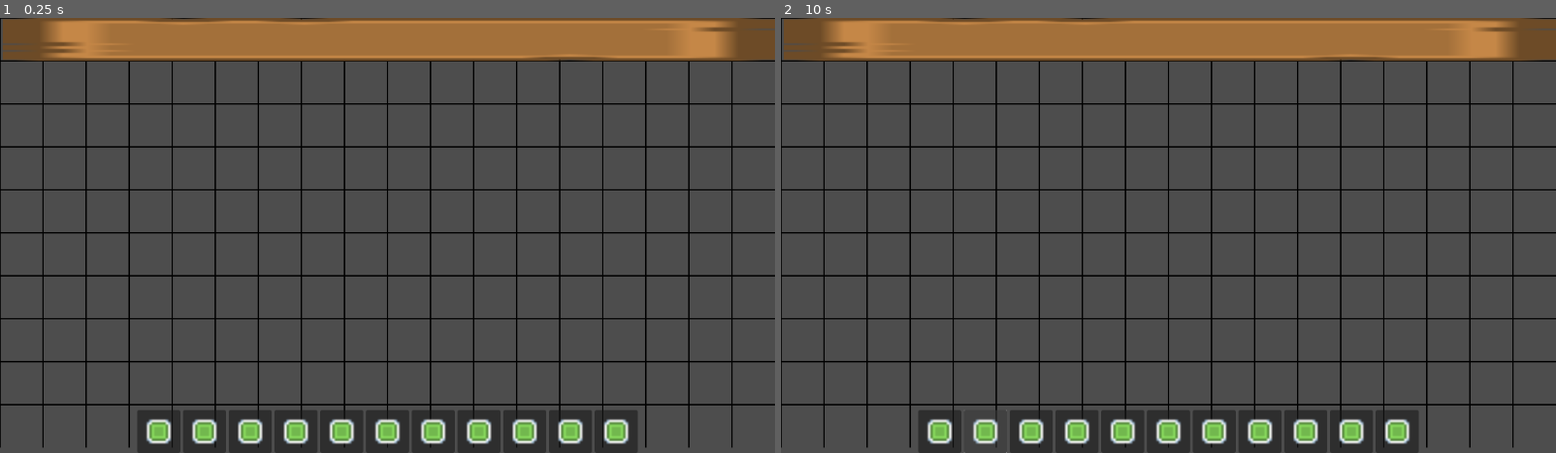
Above: before the commit, frames 1-2 (left to right).
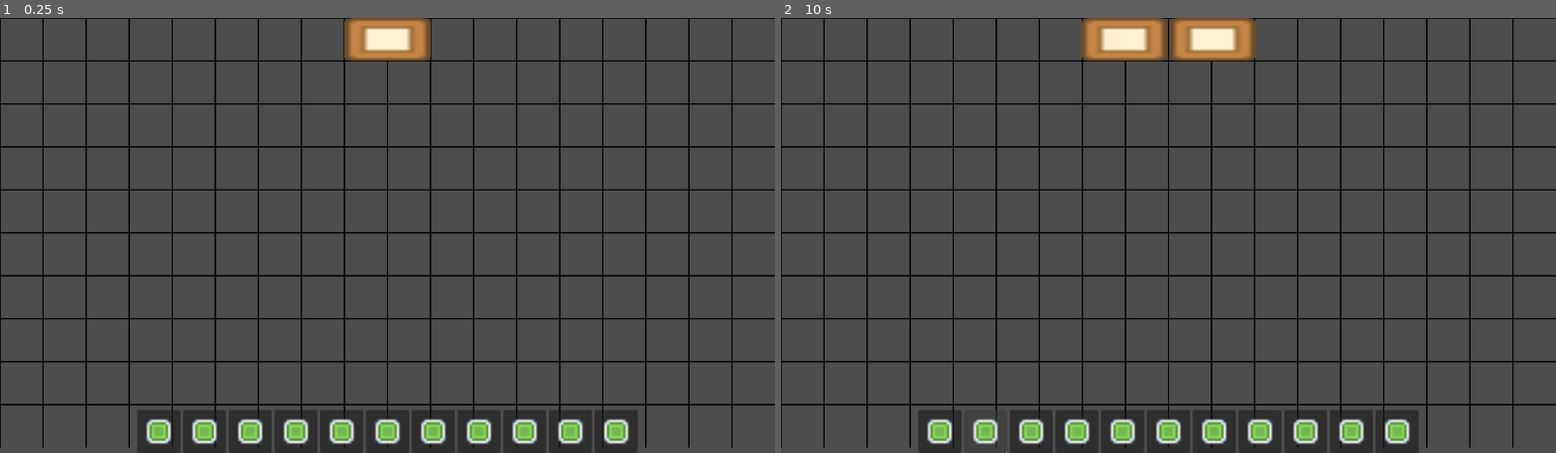
Above: after the commit, the same moments.

Repository: BlueDespero/slavicgamejam2025
Game: Godot game, scene res://main.tscn
Same seed, same stepped clock (60 frames per second), same inputs: the game is played once before the commit and once after it.
Inputs (mouse positions are in pixels of both pictures, inside the frame that each line leads up to):
- Up to frame 1 (0.25 s): no input
- Up to frame 2 (10 s): click (936, 431) at 0.5 s; click (982, 431) at 1.27 s; click (1029, 431) at 2.02 s; click (1075, 431) at 2.77 s; click (1122, 431) at 3.52 s; click (1168, 431) at 4.27 s; click (1215, 431) at 5.02 s; click (1261, 431) at 5.77 s; click (1308, 431) at 6.52 s; click (1354, 431) at 7.27 s; click (1401, 431) at 8.02 s; click (936, 431) at 8.75 s; click (982, 431) at 9.52 s

The runs differ from the first frame. In frame 1, 9.4% of the frame differs, in the area x 0-100%, y 0-11%; in frame 2, 9.0%.

Commit message:
Add orders appearing in the top bar

Diff:
--- /dev/null
+++ b/GUI/gui.tscn
@@ -0,0 +1,40 @@
+[gd_scene load_steps=5 format=3 uid="uid://1al25n8y6pmm"]
+
+[ext_resource type="Script" uid="uid://c3ey4vql5qa6y" path="res://GUI/top_bar.gd" id="1_cor1f"]
+[ext_resource type="PackedScene" uid="uid://bolly6ssnwqm5" path="res://GUI/recipe.tscn" id="2_cor1f"]
+[ext_resource type="Script" uid="uid://dqhvj5qegq3cx" path="res://GUI/bottom_bar.gd" id="2_q8o8l"]
+[ext_resource type="PackedScene" uid="uid://dsiivn6pegbof" path="res://GUI/plant_button.tscn" id="3_q8o8l"]
+
+[node name="GUI" type="Node"]
+
+[node name="TopBar" type="HBoxContainer" parent="."]
+clip_contents = true
+custom_minimum_size = Vector2(0, 64)
+anchors_preset = 10
+anchor_right = 1.0
+grow_horizontal = 2
+size_flags_horizontal = 3
+size_flags_vertical = 3
+alignment = 1
+script = ExtResource("1_cor1f")
+recipe_instance = ExtResource("2_cor1f")
+
+[node name="NewOrderTimer" type="Timer" parent="TopBar"]
+wait_time = 10.0
+autostart = true
+
+[node name="Recipe" parent="TopBar" instance=ExtResource("2_cor1f")]
+layout_mode = 2
+
+[node name="BottomBar" type="HBoxContainer" parent="."]
+offset_top = 584.0
+offset_right = 1152.0
+offset_bottom = 648.0
+alignment = 1
+script = ExtResource("2_q8o8l")
+plant_button = ExtResource("3_q8o8l")
+
+[node name="PlantButton" parent="BottomBar" instance=ExtResource("3_q8o8l")]
+layout_mode = 2
+
+[connection signal="timeout" from="TopBar/NewOrderTimer" to="TopBar" method="_on_new_order_timer_timeout"]
--- a/plant_button.tscn
+++ b/GUI/plant_button.tscn
@@ -1,7 +1,7 @@
 [gd_scene load_steps=3 format=3 uid="uid://dsiivn6pegbof"]
 
 [ext_resource type="Texture2D" uid="uid://cl5dd5h1d7seb" path="res://assets/Tiles/Small tiles/Thin outline/tile_0074.png" id="1_7ndav"]
-[ext_resource type="Script" uid="uid://ca3csymluqk1n" path="res://plant_button.gd" id="2_iqeou"]
+[ext_resource type="Script" uid="uid://ca3csymluqk1n" path="res://GUI/plant_button.gd" id="2_iqeou"]
 
 [node name="PlantButton" type="Button"]
 clip_contents = true
--- /dev/null
+++ b/GUI/recipe.tscn
@@ -0,0 +1,12 @@
+[gd_scene load_steps=2 format=3 uid="uid://bolly6ssnwqm5"]
+
+[ext_resource type="Texture2D" uid="uid://b4ixhn1k6fa46" path="res://assets/Tiles/Small tiles/Thin outline/tile_0010.png" id="1_caerl"]
+
+[node name="Recipe" type="HBoxContainer"]
+
+[node name="OrderTimeout" type="Timer" parent="."]
+
+[node name="TextureRect" type="TextureRect" parent="."]
+custom_minimum_size = Vector2(128, 64)
+layout_mode = 2
+texture = ExtResource("1_caerl")
--- /dev/null
+++ b/GUI/top_bar.gd
@@ -0,0 +1,16 @@
+extends HBoxContainer
+@export var recipe_instance: PackedScene
+
+# Called when the node enters the scene tree for the first time.
+func _ready() -> void:
+	pass # Replace with function body.
+
+
+# Called every frame. 'delta' is the elapsed time since the previous frame.
+func _process(delta: float) -> void:
+	pass
+
+
+func _on_new_order_timer_timeout() -> void:
+	var NewOrder = recipe_instance.instantiate()
+	add_child(NewOrder)
--- a/gui.tscn
+++ /dev/null
@@ -1,40 +0,0 @@
-[gd_scene load_steps=4 format=3 uid="uid://1al25n8y6pmm"]
-
-[ext_resource type="Texture2D" uid="uid://bpf5eytl040vr" path="res://assets/Tiles/Large tiles/Thick outline/tile_0014.png" id="1_80edf"]
-[ext_resource type="Script" uid="uid://dqhvj5qegq3cx" path="res://bottom_bar.gd" id="2_q8o8l"]
-[ext_resource type="PackedScene" uid="uid://dsiivn6pegbof" path="res://plant_button.tscn" id="3_q8o8l"]
-
-[node name="GUI" type="Node"]
-
-[node name="TopBar" type="HBoxContainer" parent="."]
-clip_contents = true
-custom_minimum_size = Vector2(0, 64)
-anchors_preset = 10
-anchor_right = 1.0
-grow_horizontal = 2
-size_flags_horizontal = 3
-size_flags_vertical = 3
-
-[node name="NewOrderTimer" type="Timer" parent="TopBar"]
-
-[node name="Recipe" type="BoxContainer" parent="TopBar"]
-layout_mode = 2
-
-[node name="OrderTimeout" type="Timer" parent="TopBar/Recipe"]
-
-[node name="TextureRect" type="TextureRect" parent="TopBar"]
-layout_mode = 2
-size_flags_horizontal = 3
-texture = ExtResource("1_80edf")
-expand_mode = 2
-
-[node name="BottomBar" type="HBoxContainer" parent="."]
-offset_top = 584.0
-offset_right = 1152.0
-offset_bottom = 648.0
-alignment = 1
-script = ExtResource("2_q8o8l")
-plant_button = ExtResource("3_q8o8l")
-
-[node name="PlantButton" parent="BottomBar" instance=ExtResource("3_q8o8l")]
-layout_mode = 2
--- a/main.tscn
+++ b/main.tscn
@@ -1,7 +1,7 @@
 [gd_scene load_steps=3 format=3 uid="uid://cgifmsx4lhem8"]
 
 [ext_resource type="Script" uid="uid://bewb1j0gyhyrk" path="res://main.gd" id="1_ig7tw"]
-[ext_resource type="PackedScene" uid="uid://1al25n8y6pmm" path="res://gui.tscn" id="2_0xm2m"]
+[ext_resource type="PackedScene" uid="uid://1al25n8y6pmm" path="res://GUI/gui.tscn" id="2_0xm2m"]
 
 [node name="Main" type="Node2D"]
 script = ExtResource("1_ig7tw")
Renamed: bottom_bar.gd -> GUI/bottom_bar.gd
Renamed: bottom_bar.gd.uid -> GUI/bottom_bar.gd.uid
Renamed: plant_button.gd -> GUI/plant_button.gd
Renamed: plant_button.gd.uid -> GUI/plant_button.gd.uid
Not shown, added: GUI/top_bar.gd.uid
Not shown, changed: License.txt
